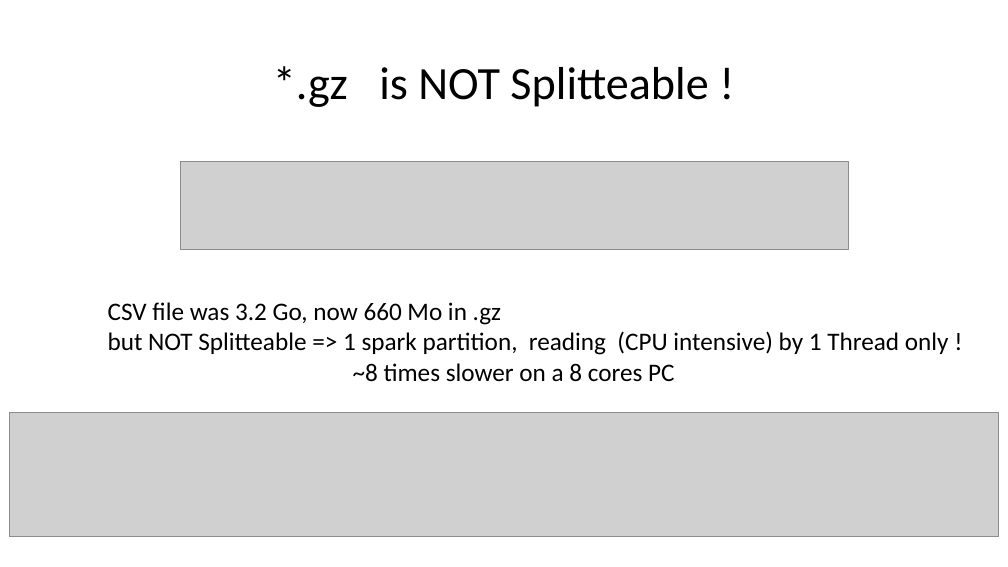
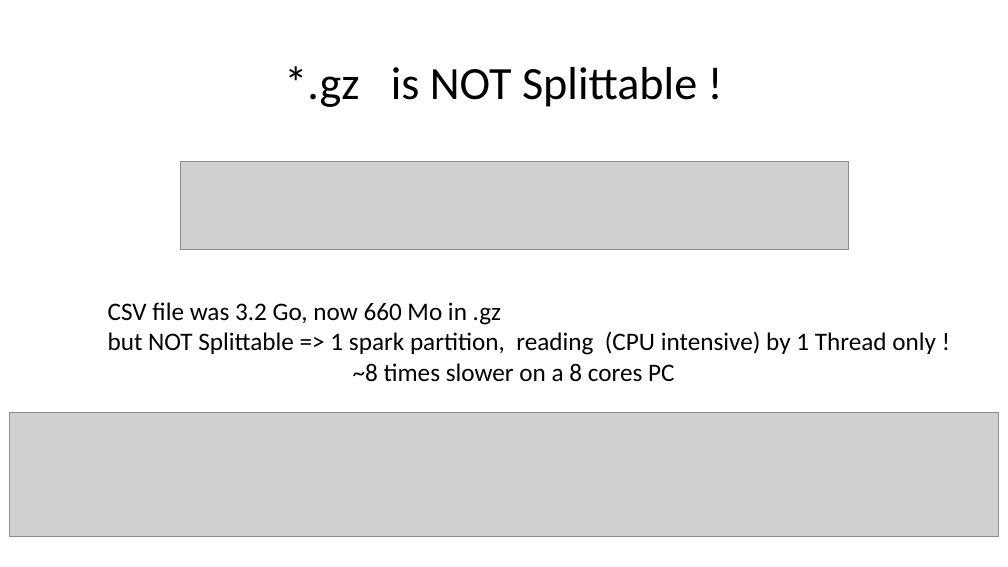
Before and after one commit to Arnaud-Nauwynck/presentations, a slide deck: slide 27 of pres-bigdata/8-Datalake-File-Format-Parquet.pptx. Drawn at 1008x567 pixels with LibreOffice and Linux fonts; fonts in the diff are those of the drawing; grey boxes stand for pictures. Boxes give left, top, right and bottom in pixels: in the first picture for what was removed or moved away, otherwise in the second. Text is boxed around its words. In the diff, an @@ line names an element or a change of style, - is before the commit and + after.

```diff
--- a/pres-bigdata/8-Datalake-File-Format-Parquet.pptx
+++ b/pres-bigdata/8-Datalake-File-Format-Parquet.pptx
@@ title at [284,66,697,107]: text changed @@
-*.gz is NOT Splitteable !
+*.gz is NOT Splittable !
@@ text at [108,332,936,355]: text changed @@
-but NOT Splitteable => 1 spark partition, reading (CPU intensive) by 1 Thread only !
+but NOT Splittable => 1 spark partition, reading (CPU intensive) by 1 Thread only !
```
Also in this commit, not shown: 8 other slides changed, 19 slides added, 26 other files.
